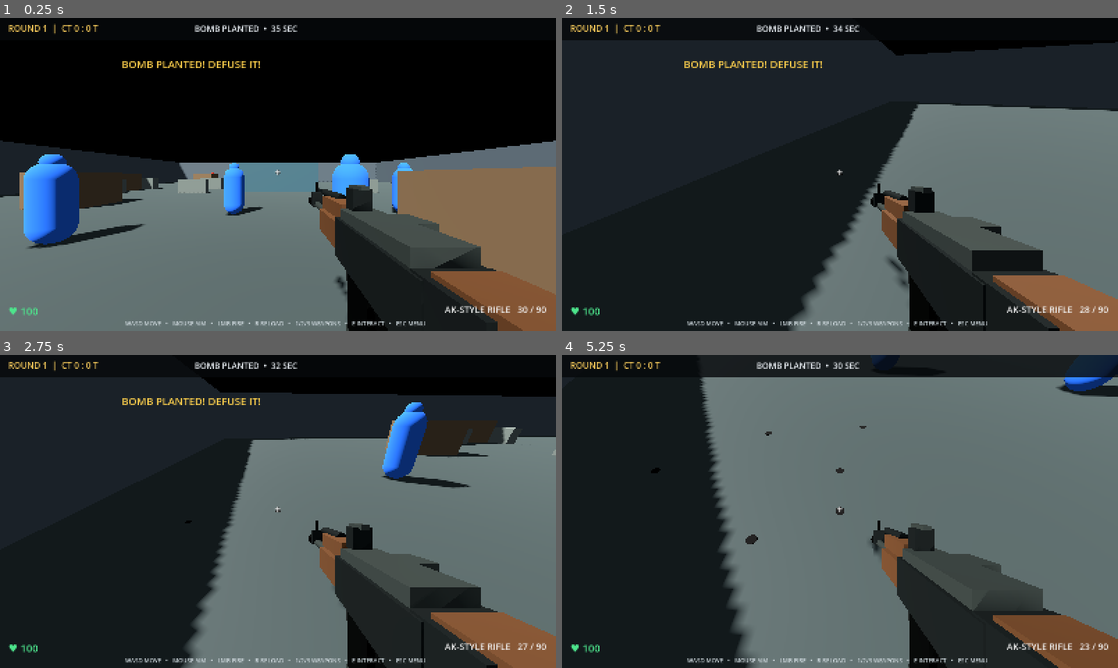
Above: before the commit, frames 1-4 (two rows, left to right).
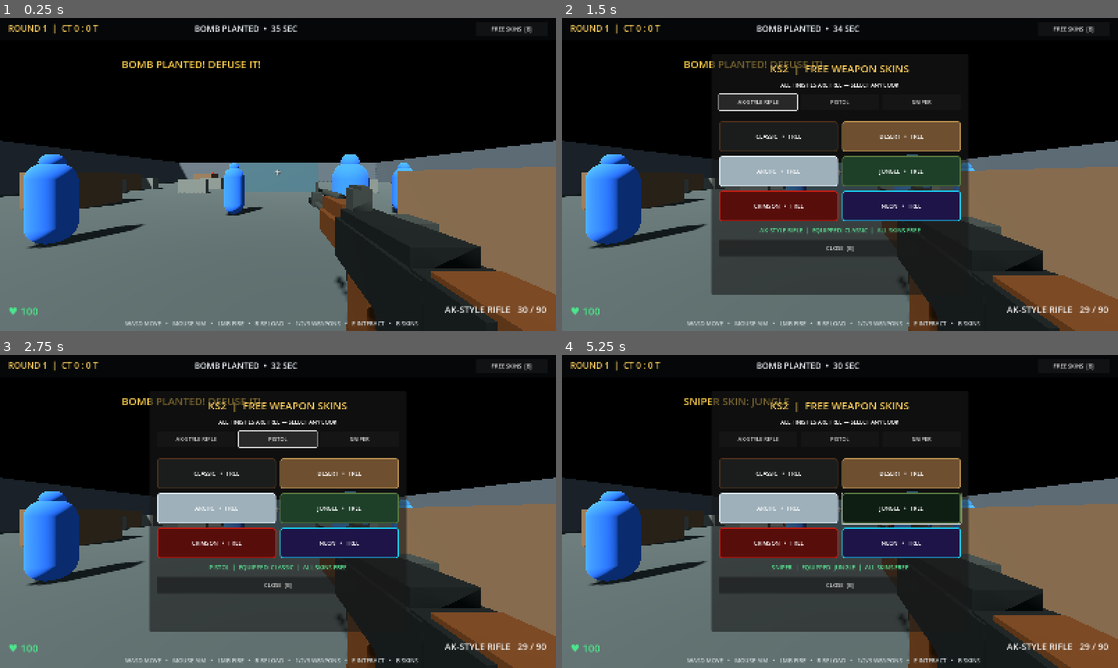
Above: after the commit, the same moments.

Repository: a89526425040-creator/ks2
Game: Godot game, scene res://Main.tscn
Same seed, same stepped clock (60 frames per second), same inputs: the game is played once before the commit and once after it.
Inputs (mouse positions are in pixels of both pictures, inside the frame that each line leads up to):
- Up to frame 1 (0.25 s): no input
- Up to frame 2 (1.5 s): click (1073, 30) at 0.5 s, where only the run after the commit has a clickable "FREE SKINS [B]"; click (756, 102) at 1.25 s, where only the run after the commit has a clickable "AK-STYLE RIFLE"
- Up to frame 3 (2.75 s): click (278, 439) at 2 s, where only the run after the commit has a clickable "PISTOL"
- Up to frame 4 (5.25 s): click (923, 439) at 2.75 s, where only the run after the commit has a clickable "SNIPER"; click (901, 473) at 3.5 s, where only the run after the commit has a clickable "DESERT • FREE"; click (778, 508) at 4.25 s, where only the run after the commit has a clickable "ARCTIC • FREE"; click (901, 508) at 5 s, where only the run after the commit has a clickable "JUNGLE • FREE"

The runs differ from the first frame. In frame 1, 3.7% of the frame differs, in the area x 55-96%, y 2-100%; in frame 2, 73%; in frame 3, 69%; in frame 4, 77%, in the area x 0-100%, y 0-100%.

Commit message:
Add free weapon skin shop for all weapons

Diff:
--- a/main.gd
+++ b/main.gd
@@ -55,6 +55,27 @@
 var bullet_holes: Array[Node3D] = []
 var message_clock := 0.0
 var bomb_position := Vector3(0, 0, -13)
+var shop_panel: Panel
+var shop_weapon := 0
+var selected_skins := [0, 0, 0]
+var shop_status_label: Label
+var skin_names := ["CLASSIC", "DESERT", "ARCTIC", "JUNGLE", "CRIMSON", "NEON"]
+var skin_base_colors: Array[Color] = [
+	Color(0.105, 0.115, 0.11), Color(0.43, 0.31, 0.19),
+	Color(0.62, 0.69, 0.73), Color(0.12, 0.25, 0.16),
+	Color(0.34, 0.055, 0.045), Color(0.12, 0.08, 0.28)
+]
+var skin_secondary_colors: Array[Color] = [
+	Color(0.19, 0.205, 0.19), Color(0.24, 0.17, 0.10),
+	Color(0.25, 0.31, 0.36), Color(0.055, 0.12, 0.075),
+	Color(0.12, 0.025, 0.025), Color(0.035, 0.23, 0.30)
+]
+var skin_accent_colors: Array[Color] = [
+	Color(0.30, 0.19, 0.105), Color(0.72, 0.56, 0.31),
+	Color(0.86, 0.91, 0.94), Color(0.35, 0.48, 0.25),
+	Color(0.78, 0.12, 0.08), Color(0.10, 0.82, 0.95)
+]
+
 
 func _ready() -> void:
 	_setup_input()
@@ -62,6 +83,8 @@
 	_spawn_player()
 	_spawn_teams()
 	_build_hud()
+	_build_skin_shop()
+	_apply_weapon_skin(0)
 	Input.mouse_mode = Input.MOUSE_MODE_CAPTURED
 	mouse_captured = true
 	_show_message("KS2  |  COUNTER-TERRORISTS: PROTECT THE SITE", 4.0)
@@ -422,7 +445,161 @@
 	cross.add_theme_color_override("font_shadow_color", Color.BLACK)
 	cross.add_theme_constant_override("shadow_offset_x", 1)
 	cross.add_theme_constant_override("shadow_offset_y", 1)
-	_label("WASD MOVE   •   MOUSE AIM   •   LMB FIRE   •   R RELOAD   •   1/2/3 WEAPONS   •   E INTERACT   •   ESC MENU", Vector2(360,866), 17, Color(0.8,0.84,0.86))
+	var shop_button := Button.new()
+	shop_button.text = "FREE SKINS  [B]"
+	shop_button.position = Vector2(1370, 12)
+	shop_button.size = Vector2(205, 40)
+	shop_button.pressed.connect(_toggle_skin_shop)
+	hud.add_child(shop_button)
+	_label("WASD MOVE   •   MOUSE AIM   •   LMB FIRE   •   R RELOAD   •   1/2/3 WEAPONS   •   E INTERACT   •   B SKINS", Vector2(360,866), 17, Color(0.8,0.84,0.86))
+
+func _build_skin_shop() -> void:
+	shop_panel = Panel.new()
+	shop_panel.name = "FreeSkinShop"
+	shop_panel.position = Vector2(430, 105)
+	shop_panel.size = Vector2(740, 690)
+	shop_panel.visible = false
+	shop_panel.z_index = 20
+	hud.add_child(shop_panel)
+	var layout := VBoxContainer.new()
+	layout.set_anchors_and_offsets_preset(Control.PRESET_FULL_RECT)
+	layout.offset_left = 22
+	layout.offset_top = 18
+	layout.offset_right = -22
+	layout.offset_bottom = -18
+	layout.add_theme_constant_override("separation", 14)
+	shop_panel.add_child(layout)
+
+	var heading := Label.new()
+	heading.text = "KS2  |  FREE WEAPON SKINS"
+	heading.horizontal_alignment = HORIZONTAL_ALIGNMENT_CENTER
+	heading.add_theme_font_size_override("font_size", 30)
+	heading.add_theme_color_override("font_color", Color(0.95, 0.78, 0.35))
+	layout.add_child(heading)
+	var note := Label.new()
+	note.text = "ALL FINISHES ARE FREE — SELECT ANY LOOK"
+	note.horizontal_alignment = HORIZONTAL_ALIGNMENT_CENTER
+	note.add_theme_font_size_override("font_size", 16)
+	layout.add_child(note)
+
+	var weapon_row := HBoxContainer.new()
+	weapon_row.add_theme_constant_override("separation", 10)
+	layout.add_child(weapon_row)
+	for i in range(3):
+		var weapon_button := Button.new()
+		weapon_button.text = weapon_names[i]
+		weapon_button.size_flags_horizontal = Control.SIZE_EXPAND_FILL
+		weapon_button.custom_minimum_size = Vector2(0, 46)
+		weapon_button.pressed.connect(_set_shop_weapon.bind(i))
+		weapon_row.add_child(weapon_button)
+
+	var separator := HSeparator.new()
+	layout.add_child(separator)
+	var skin_grid := GridContainer.new()
+	skin_grid.columns = 2
+	skin_grid.add_theme_constant_override("h_separation", 12)
+	skin_grid.add_theme_constant_override("v_separation", 12)
+	layout.add_child(skin_grid)
+	for i in range(skin_names.size()):
+		var skin_button := Button.new()
+		skin_button.text = skin_names[i] + "   •   FREE"
+		skin_button.custom_minimum_size = Vector2(0, 88)
+		skin_button.size_flags_horizontal = Control.SIZE_EXPAND_FILL
+		var style := StyleBoxFlat.new()
+		style.bg_color = skin_base_colors[i]
+		style.border_color = skin_accent_colors[i]
+		style.set_border_width_all(3)
+		style.set_corner_radius_all(8)
+		style.content_margin_left = 12
+		style.content_margin_right = 12
+		skin_button.add_theme_stylebox_override("normal", style)
+		var hover_style := style.duplicate() as StyleBoxFlat
+		hover_style.bg_color = skin_secondary_colors[i]
+		skin_button.add_theme_stylebox_override("hover", hover_style)
+		skin_button.add_theme_color_override("font_color", Color.WHITE)
+		skin_button.add_theme_color_override("font_hover_color", Color.WHITE)
+		skin_button.pressed.connect(_choose_skin.bind(i))
+		skin_grid.add_child(skin_button)
+
+	shop_status_label = Label.new()
+	shop_status_label.horizontal_alignment = HORIZONTAL_ALIGNMENT_CENTER
+	shop_status_label.add_theme_font_size_override("font_size", 17)
+	shop_status_label.add_theme_color_override("font_color", Color(0.35, 0.9, 0.58))
+	layout.add_child(shop_status_label)
+	var close_button := Button.new()
+	close_button.text = "CLOSE  [B]"
+	close_button.custom_minimum_size = Vector2(0, 48)
+	close_button.pressed.connect(_toggle_skin_shop)
+	layout.add_child(close_button)
+	_update_skin_shop_status()
+
+
+func _toggle_skin_shop() -> void:
+	if not is_instance_valid(shop_panel):
+		return
+	shop_panel.visible = not shop_panel.visible
+	mouse_captured = not shop_panel.visible
+	Input.mouse_mode = Input.MOUSE_MODE_VISIBLE if shop_panel.visible else Input.MOUSE_MODE_CAPTURED
+	if shop_panel.visible:
+		_update_skin_shop_status()
+
+
+func _set_shop_weapon(index: int) -> void:
+	shop_weapon = clampi(index, 0, 2)
+	_update_skin_shop_status()
+
+
+func _choose_skin(index: int) -> void:
+	selected_skins[shop_weapon] = clampi(index, 0, skin_names.size() - 1)
+	if weapon == shop_weapon:
+		_apply_weapon_skin(shop_weapon)
+	_update_skin_shop_status()
+	_show_message("%s SKIN: %s" % [weapon_names[shop_weapon], skin_names[index]], 1.8)
+
+
+func _update_skin_shop_status() -> void:
+	if not is_instance_valid(shop_status_label):
+		return
+	shop_status_label.text = "%s  |  EQUIPPED: %s  |  ALL SKINS FREE" % [
+		weapon_names[shop_weapon], skin_names[selected_skins[shop_weapon]]
+	]
+
+
+func _apply_weapon_skin(weapon_index: int) -> void:
+	var skin_index: int = selected_skins[weapon_index]
+	var primary: Color = skin_base_colors[skin_index]
+	var secondary: Color = skin_secondary_colors[skin_index]
+	var accent: Color = skin_accent_colors[skin_index]
+	if weapon_index == 0 and is_instance_valid(imported_weapon):
+		_apply_ak_skin_recursive(imported_weapon, primary, secondary, accent)
+	elif weapon_index > 0:
+		for part in fallback_weapon_parts:
+			if not is_instance_valid(part) or part == muzzle_flash:
+				continue
+			var part_name := part.name.to_lower()
+			var color := primary
+			if part_name.contains("magazine") or part_name.contains("bolt"):
+				color = accent
+			elif part_name.contains("grip") or part_name.contains("barrel"):
+				color = secondary
+			part.material_override = _weapon_material(color, 0.42)
+
+
+func _apply_ak_skin_recursive(node: Node, primary: Color, secondary: Color, accent: Color) -> void:
+	for child in node.get_children():
+		if child is MeshInstance3D:
+			var part := child as MeshInstance3D
+			var part_name := part.name.to_lower()
+			var color := primary
+			if part_name.contains("wood") or part_name.contains("handguard"):
+				color = accent
+			elif part_name.contains("barrel") or part_name.contains("sight") or part_name.contains("gas") or part_name.contains("charging"):
+				color = secondary
+			elif part_name.contains("magazine") or part_name.contains("selector"):
+				color = accent
+			part.material_override = _weapon_material(color, 0.4)
+		_apply_ak_skin_recursive(child, primary, secondary, accent)
+
 
 func _label(t: String, pos: Vector2, size: int, color: Color) -> Label:
 	var l := Label.new()
@@ -434,13 +611,19 @@
 	return l
 
 func _unhandled_input(event: InputEvent) -> void:
-	if event is InputEventMouseMotion and mouse_captured and not round_over:
+	if event is InputEventMouseMotion and mouse_captured and not round_over and not (is_instance_valid(shop_panel) and shop_panel.visible):
 		player.rotate_y(-event.relative.x * 0.0022)
 		camera.rotate_x(-event.relative.y * 0.0022)
 		camera.rotation.x = clamp(camera.rotation.x, -1.48, 1.48)
+	if event is InputEventKey and event.pressed and event.keycode == KEY_B:
+		_toggle_skin_shop()
+		return
 	if event is InputEventKey and event.pressed and event.keycode == KEY_ESCAPE:
-		mouse_captured = not mouse_captured
-		Input.mouse_mode = Input.MOUSE_MODE_CAPTURED if mouse_captured else Input.MOUSE_MODE_VISIBLE
+		if is_instance_valid(shop_panel) and shop_panel.visible:
+			_toggle_skin_shop()
+		else:
+			mouse_captured = not mouse_captured
+			Input.mouse_mode = Input.MOUSE_MODE_CAPTURED if mouse_captured else Input.MOUSE_MODE_VISIBLE
 	if event.is_action_pressed("weapon_1"): _select_weapon(0)
 	if event.is_action_pressed("weapon_2"): _select_weapon(1)
 	if event.is_action_pressed("weapon_3"): _select_weapon(2)
@@ -458,6 +641,9 @@
 		if message_clock <= 0: message_label.text = ""
 
 func _update_player(delta: float) -> void:
+	if is_instance_valid(shop_panel) and shop_panel.visible:
+		player.velocity = Vector3.ZERO
+		return
 	if round_over:
 		player.velocity = Vector3.ZERO
 		return
@@ -642,6 +828,7 @@
 	weapon = clampi(index,0,2)
 	if is_instance_valid(imported_weapon):
 		imported_weapon.visible = weapon == 0
+	_apply_weapon_skin(weapon)
 	if is_instance_valid(reload_magazine):
 		reload_magazine.visible = weapon == 0 and reload_clock <= 0.0
 		for part in fallback_weapon_parts:
